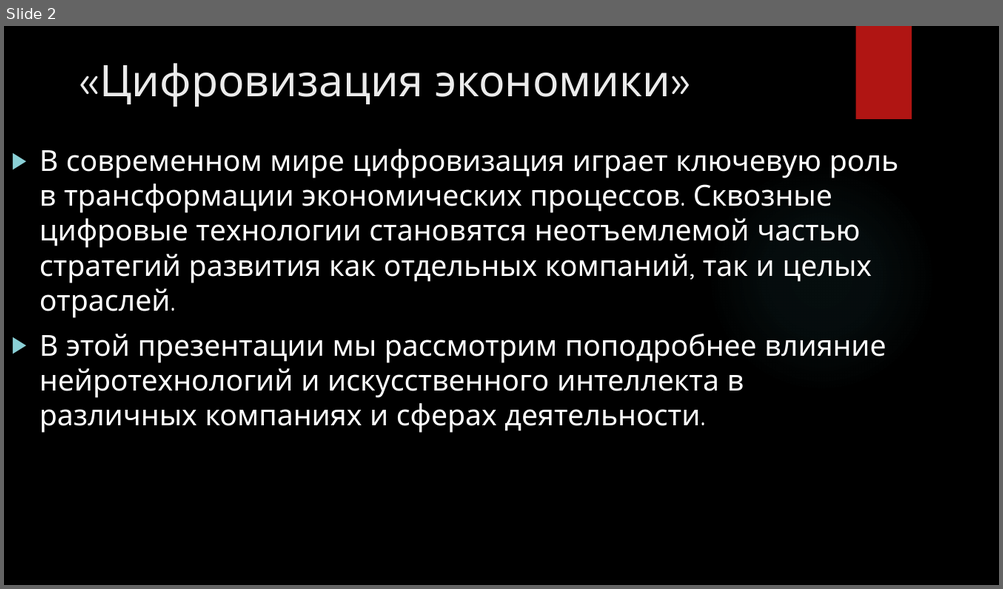
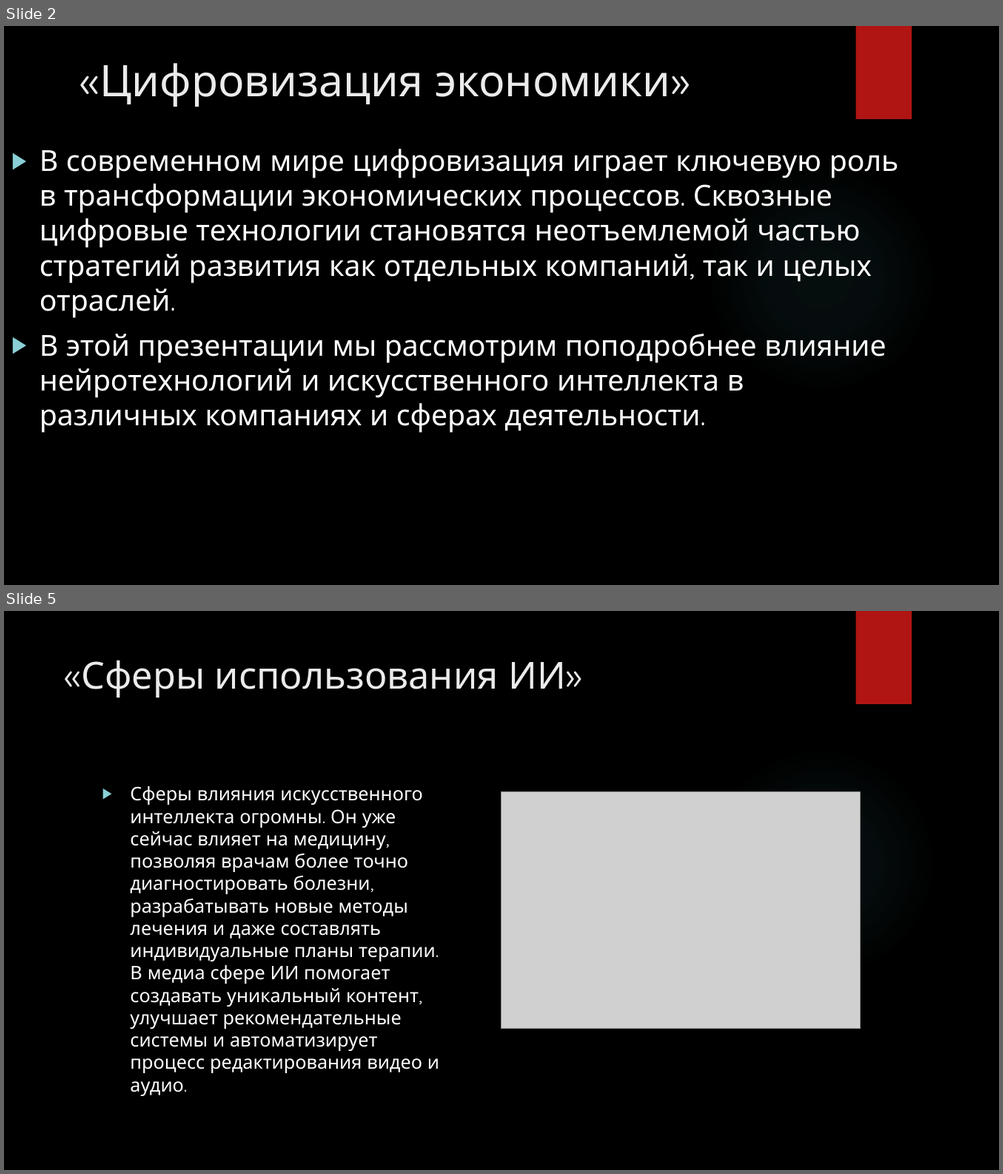
Before and after one commit to Sa4a1/studyLastYear, a slide deck: Экономика Презентация/Цифровизация экономики.pptx. Shown one above the other, each under a label of ours: slide 2 before the commit, slides 2 and 5 after it; the slides between them are not shown. The pictures are 1003x589 and 1003x1174 pixels, drawn with LibreOffice and Linux fonts; fonts in the diff are those of the drawing; grey boxes stand for pictures; background and template pictures are left out. Boxes give left, top, right and bottom in pixels: in the first picture for what was removed or moved away, otherwise in the second. Text is boxed around its words. In the diff, an @@ line names an element or a change of style, - is before the commit and + after.

```diff
--- a/Экономика Презентация/Цифровизация экономики.pptx
+++ b/Экономика Презентация/Цифровизация экономики.pptx
@@ slide 5 added at (4, 611, 999, 1170), background picture (left out); not listed: 2 template elements that a slide beside it also shows @@
@@ title added at (81, 660, 565, 698), 36 pt, text #EBEBEB @@
+«Сферы использования ИИ»
@@ text added at (130, 786, 439, 1096), 18 pt, text #FFFFFF @@
+▶ Сферы влияния искусственного интеллекта огромны. Он уже сейчас влияет на медицину, позволяя врачам более точно диагностировать болезни, разрабатывать новые методы лечения и даже составлять индивидуальные планы терапии. В медиа сфере ИИ помогает создавать уникальный контент, улучшает рекомендательные системы и автоматизирует процесс редактирования видео и аудио.
@@ picture added at (502, 792, 860, 1029) @@
```
Also in this commit, not shown: 1 slide changed, 6 other slides added, 1 slide removed, 1 other file.
